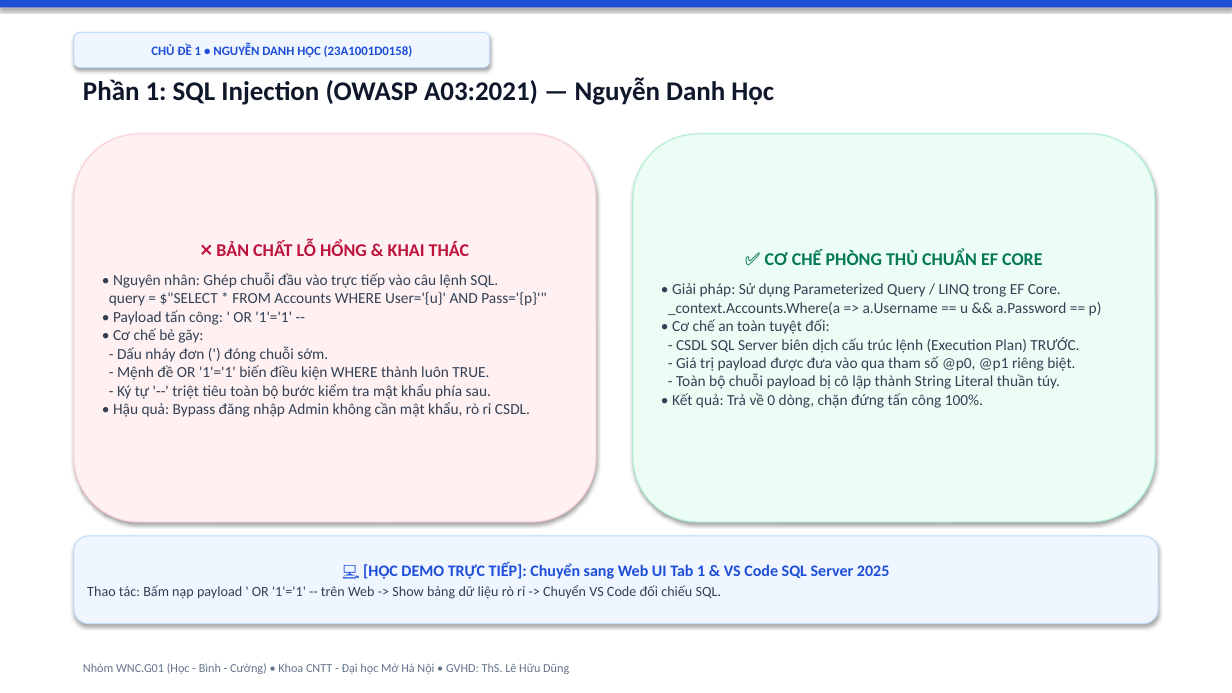
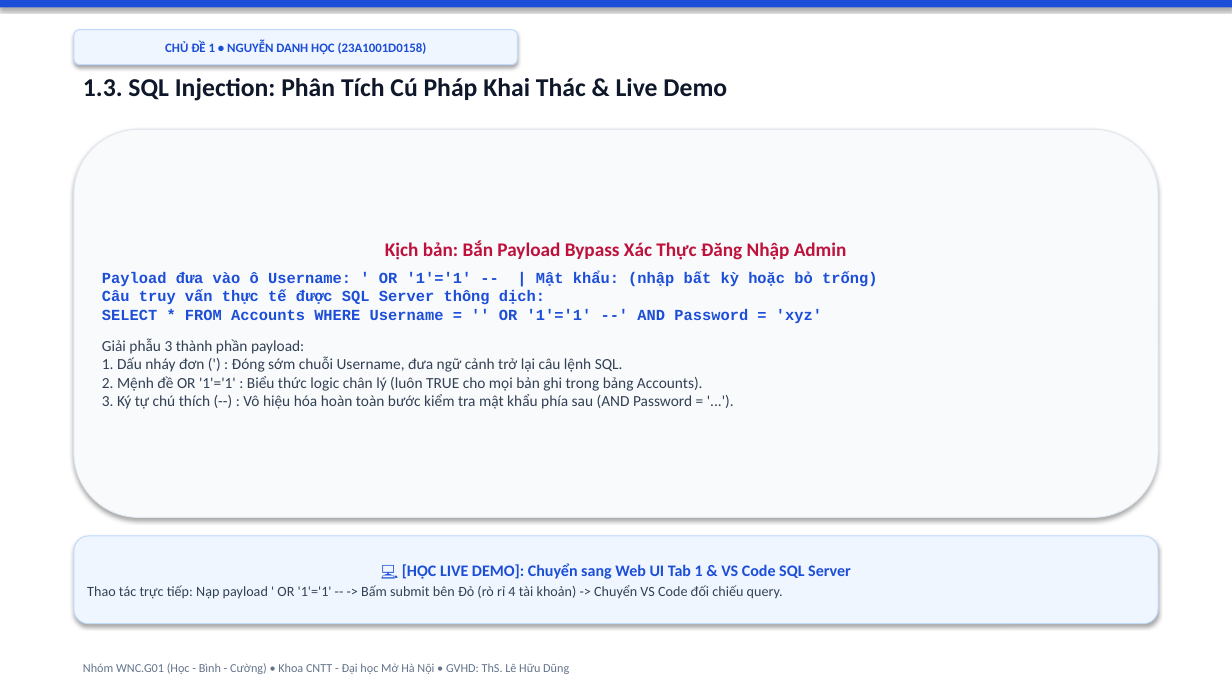
Before and after one commit to hocjsoo/OWASP_Demo, a slide deck: slide 5 of Slide_OWASP_Top3_Nhom_WNC_G01.pptx (slide 2 before the commit). Drawn at 1232x693 pixels with LibreOffice and Linux fonts; fonts in the diff are those of the drawing. Boxes give left, top, right and bottom in pixels: in the first picture for what was removed or moved away, otherwise in the second. Text is boxed around its words. In the diff, an @@ line names an element or a change of style, - is before the commit and + after.

```diff
--- a/Slide_OWASP_Top3_Nhom_WNC_G01.pptx
+++ b/Slide_OWASP_Top3_Nhom_WNC_G01.pptx
@@ rounded rectangle "CHỦ ĐỀ 1 • NGUYỄN ...": place and size @@
-rounded rectangle "CHỦ ĐỀ 1 • NGUYỄN ..." at bbox=[74, 32, 490, 67]
+rounded rectangle "CHỦ ĐỀ 1 • NGUYỄN ..." at bbox=[74, 30, 518, 65]
@@ text at bbox=[83, 78, 727, 101]: text changed; size 21 to 20 pt @@
-Phần 1: SQL Injection (OWASP A03:2021) — Nguyễn Danh Học
+1.3. SQL Injection: Phân Tích Cú Pháp Khai Thác & Live Demo
@@ rounded rectangle "Kịch bản: Bắn Payload Bypass ...": place and size @@
-rounded rectangle "Kịch bản: Bắn Payload Bypass ..." at bbox=[74, 134, 596, 522]
+rounded rectangle "Kịch bản: Bắn Payload Bypass ..." at bbox=[74, 129, 1158, 518]
@@ rounded rectangle "Kịch bản: Bắn Payload Bypass ..." at bbox=[74, 129, 1158, 518]: fill #FFF1F2 to #F8FAFC; outline #FECDD3 0.75 pt to #E2E8F0 0.75 pt @@
@@ rounded rectangle removed at bbox=[633, 134, 1155, 522] @@
-✅ CƠ CHẾ PHÒNG THỦ CHUẨN EF CORE
-• Giải pháp: Sử dụng Parameterized Query / LINQ trong EF Core.
-_context.Accounts.Where(a => a.Username == u && a.Password == p)
-• Cơ chế an toàn tuyệt đối:
-- CSDL SQL Server biên dịch cấu trúc lệnh (Execution Plan) TRƯỚC.
-- Giá trị payload được đưa vào qua tham số @p0, @p1 riêng biệt.
-- Toàn bộ chuỗi payload bị cô lập thành String Literal thuần túy.
-• Kết quả: Trả về 0 dòng, chặn đứng tấn công 100%.
@@ text in rounded rectangle at bbox=[102, 240, 877, 409]: text changed @@
-❌ BẢN CHẤT LỖ HỔNG & KHAI THÁC
-• Nguyên nhân: Ghép chuỗi đầu vào trực tiếp vào câu lệnh SQL.
-query = $"SELECT * FROM Accounts WHERE User='{u}' AND Pass='{p}'"
-• Payload tấn công: ' OR '1'='1' --
-• Cơ chế bẻ gãy:
-- Dấu nháy đơn (') đóng chuỗi sớm.
-- Mệnh đề OR '1'='1' biến điều kiện WHERE thành luôn TRUE.
-- Ký tự '--' triệt tiêu toàn bộ bước kiểm tra mật khẩu phía sau.
-• Hậu quả: Bypass đăng nhập Admin không cần mật khẩu, rò rỉ CSDL.
+Kịch bản: Bắn Payload Bypass Xác Thực Đăng Nhập Admin
+Payload đưa vào ô Username: ' OR '1'='1' -- | Mật khẩu: (nhập bất kỳ hoặc bỏ trống)
+Câu truy vấn thực tế được SQL Server thông dịch:
+SELECT * FROM Accounts WHERE Username = '' OR '1'='1' --' AND Password = 'xyz'
+Giải phẫu 3 thành phần payload:
+1. Dấu nháy đơn (') : Đóng sớm chuỗi Username, đưa ngữ cảnh trở lại câu lệnh SQL.
+2. Mệnh đề OR '1'='1' : Biểu thức logic chân lý (luôn TRUE cho mọi bản ghi trong bảng Accounts).
+3. Ký tự chú thích (--) : Vô hiệu hóa hoàn toàn bước kiểm tra mật khẩu phía sau (AND Password = '...').
@@ text in rounded rectangle at bbox=[87, 563, 851, 599]: text changed @@
-💻 [HỌC DEMO TRỰC TIẾP]: Chuyển sang Web UI Tab 1 & VS Code SQL Server 2025
-Thao tác: Bấm nạp payload ' OR '1'='1' -- trên Web -> Show bảng dữ liệu rò rỉ -> Chuyển VS Code đối chiếu SQL.
+💻 [HỌC LIVE DEMO]: Chuyển sang Web UI Tab 1 & VS Code SQL Server
+Thao tác trực tiếp: Nạp payload ' OR '1'='1' -- -> Bấm submit bên Đỏ (rò rỉ 4 tài khoản) -> Chuyển VS Code đối chiếu query.
```
Also in this commit, not shown: 3 other slides changed, 12 slides added, 1 slide removed, 3 other files.
